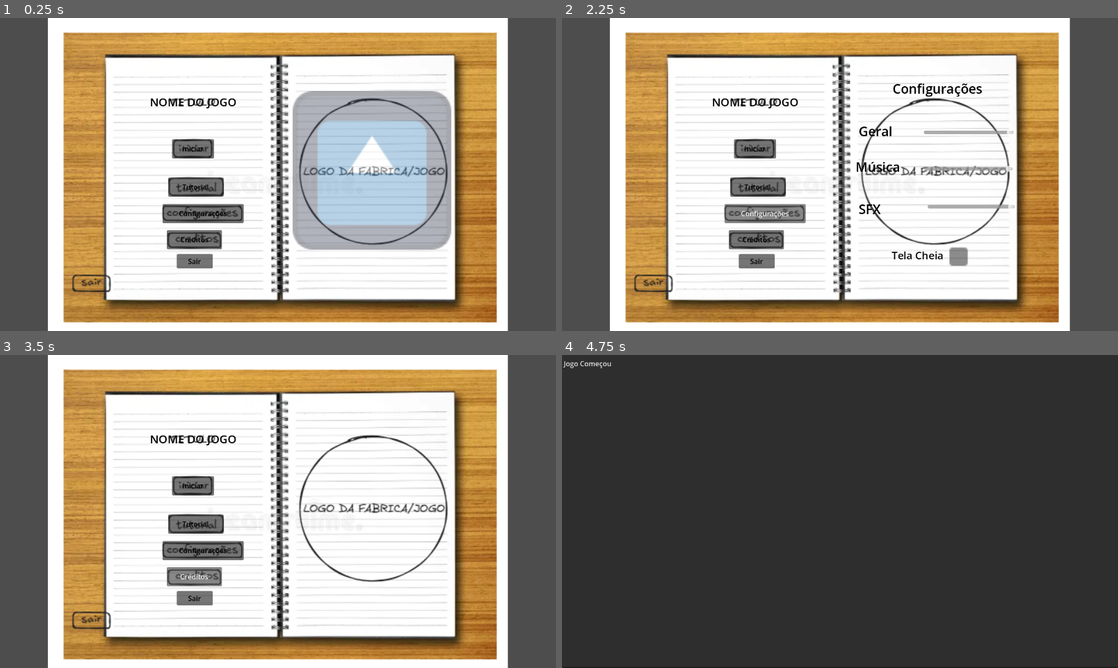
Above: before the commit, frames 1-4 (two rows, left to right).
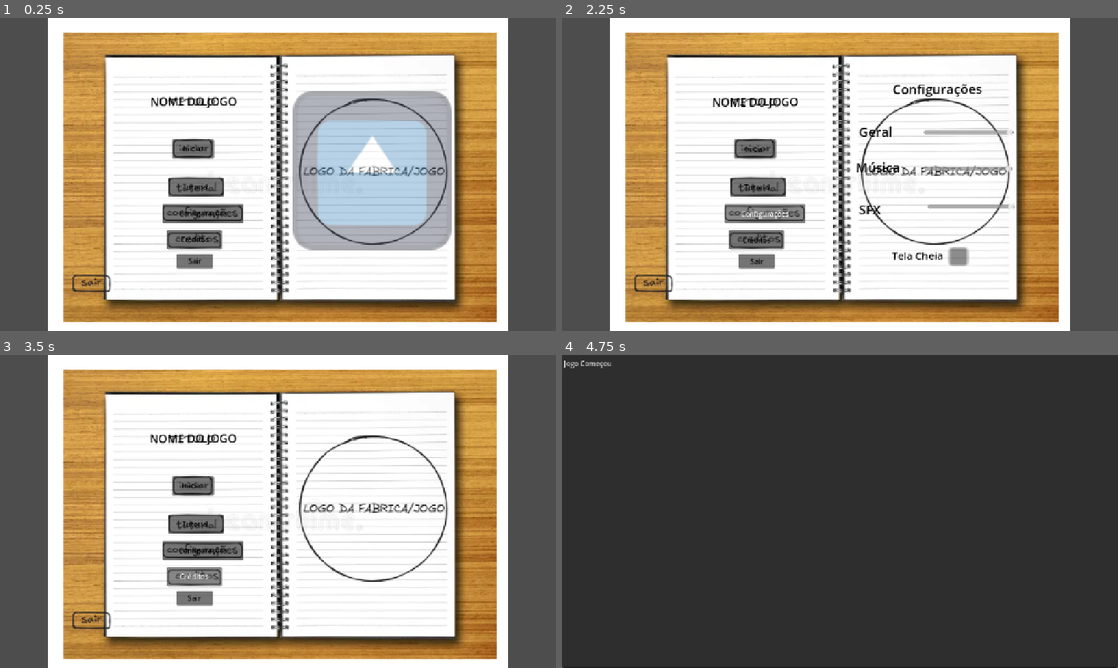
Above: after the commit, the same moments.

Repository: Masoax/felpojam-1
Game: Godot game, scene res://menu_principal.tscn
The game is run twice, just before and just after one commit, with the same random seed, the same clock (stepped at 60 frames per second) and the same inputs. The engine's default icon, where the game draws it, is replaced by a stand-in: a white triangle on a blue panel in a dark square.
Inputs:
- Up to frame 1 (0.25 s): no input
- Up to frame 2 (2.25 s): click "Tutorial" at 0.5 s; click "Voltar" at 1.25 s; click "Configurações" at 2 s
- Up to frame 3 (3.5 s): click "Créditos" at 2.75 s
- Up to frame 4 (4.75 s): click "Iniciar" at 3.5 s; tap Enter at 4.25 s

The runs differ from the first frame. In frame 1, 3.5% of the frame differs, in the area x 11-92%, y 0-100%; in frame 2, 4.3%; in frame 3, 3.6%; in frame 4, less than 0.1%.

Commit message:
Menu 90% Pronto
Ainda falta mexer um pouco no shaders e trocas as artes placeholder

Diff:
--- /dev/null
+++ b/Shaders/squigglevision.gdshader
@@ -0,0 +1,38 @@
+shader_type canvas_item;
+render_mode world_vertex_coords;
+
+group_uniforms Squiggle;
+/**
+ * Noise texture scale
+ * By default, the noise texture's size in world coordinates is set by its resolution
+*/
+uniform vec2 scale = vec2(1.0);
+uniform float strength = 1.0;
+/**
+ * Number of squiggle frames per second
+*/
+uniform float fps = 6.0;
+uniform sampler2D noise : filter_linear, repeat_enable;
+group_uniforms;
+
+varying vec4 modulate;
+varying vec2 noise_uv;
+
+void vertex() {
+	modulate = COLOR;
+
+	// Use world coordinates for scale-independent squiggles, offset by position to keep pattern attached to object
+	noise_uv = (VERTEX - MODEL_MATRIX[3].xy) / (vec2(textureSize(noise, 0)) * scale);
+}
+
+// Use irrational constants for unique squiggles every frame
+#define offset_multiplier vec2(PI, E)
+
+void fragment() {
+	vec2 noise_offset = vec2(floor(TIME * fps)) * offset_multiplier;
+	float noise_sample = texture(noise, noise_uv + noise_offset).r * 4.0 * PI;
+	vec2 direction = vec2(cos(noise_sample), sin(noise_sample));
+	vec2 squiggle_uv = UV + direction * strength * 0.005;
+
+	COLOR = texture(TEXTURE, squiggle_uv) * modulate;
+}
--- a/menu_principal.gd
+++ b/menu_principal.gd
@@ -17,9 +17,14 @@
 @onready var slider_sfx = $MenuInicial/MenuConfig/SliderSFX
 @onready var check_tela_cheia =$MenuInicial/MenuConfig/CheckTelaCheia
 
+# Variaveis de som
+@onready var musica_menu = $MusicaMenu
+@onready var sfx_clique = $SfxCliqueMenu
+
 # Função que carrega as configurações salvas
 func _ready():
 	carregar_configuracoes()
+	musica_menu.play()
 	menu_logo.visible = true
 	exibir_tutorial(false)
 	exibir_configuracoes(false)
@@ -27,6 +32,8 @@
 
 # Função para abrir a cena da gameplay
 func _on_btn_iniciar_pressed():
+	sfx_clique.play(0.1)
+	await get_tree().create_timer(0.3).timeout
 	get_tree().change_scene_to_packed(cena_gameplay)
 
 # funções para trocar o menu inicial com o do tutorial
@@ -35,9 +42,11 @@
 	menu_tutorial.visible = mostrar_tutorial
 
 func _on_btn_tutorial_pressed():
+	sfx_clique.play(0.1)
 	exibir_tutorial(true)
 
 func _on_btn_voltar_pressed():
+	sfx_clique.play(0.1)
 	menu_logo.visible = true
 	exibir_tutorial(false)
 	exibir_configuracoes(false)
@@ -50,6 +59,7 @@
 	menu_creditos.visible = false
 
 func _on_btn_config_pressed():
+	sfx_clique.play(0.1)
 	exibir_configuracoes(!menu_config.visible)
 
 # Variaveis para guardas as configurações dos canais de audio
@@ -72,8 +82,10 @@
 # Configuração da tela cheia
 func _on_check_tela_cheia_toggled(toggled_on: bool):
 	if toggled_on:
+		sfx_clique.play(0.1)
 		DisplayServer.window_set_mode(DisplayServer.WINDOW_MODE_FULLSCREEN)
 	else:
+		sfx_clique.play(0.1)
 		DisplayServer.window_set_mode(DisplayServer.WINDOW_MODE_WINDOWED)
 	salvar_configuracoes() # Salvando as alterações para quando o jogo abrir de novo
 
@@ -84,10 +96,13 @@
 	menu_creditos.visible = mostrar_creditos
 
 func _on_btn_creditos_pressed():
+	sfx_clique.play(0.1)
 	exibir_creditos(!menu_creditos.visible)
 
 # Função para fechar o jogo
 func _on_btn_sair_pressed():
+	sfx_clique.play(0.1)
+	await get_tree().create_timer(0.3).timeout
 	get_tree().quit()
 
 # Salvando as configurações para serem usadas quando o jogo for aberto de novo
--- a/menu_principal.tscn
+++ b/menu_principal.tscn
@@ -6,9 +6,26 @@
 [ext_resource type="Texture2D" uid="uid://beokmsopk4eaf" path="res://icon.svg" id="4_ns3he"]
 [ext_resource type="Texture2D" uid="uid://bkhmkvj5bfjmy" path="res://Sprites/MenuConfig_placeholder.png" id="5_fa1tu"]
 [ext_resource type="Texture2D" uid="uid://hdj71ovf8320" path="res://Sprites/MenuTutorial_placeholder.png" id="6_a6518"]
+[ext_resource type="Shader" uid="uid://c2gptsqfbto3g" path="res://Shaders/squigglevision.gdshader" id="7_b574n"]
 [ext_resource type="Texture2D" uid="uid://b0qhparkhfxr1" path="res://Sprites/MenuCreditos_placeholder.png" id="7_yxm4i"]
+[ext_resource type="AudioStream" uid="uid://jvy8614a2w03" path="res://Sons/Musicas/MusicaMenu.mp3" id="9_xpioy"]
+[ext_resource type="AudioStream" uid="uid://brqrw2ufml0ul" path="res://Sons/SFX/SfxCliqueMenu.wav" id="10_kni6g"]
+
+[sub_resource type="FastNoiseLite" id="FastNoiseLite_b574n"]
+frequency = 0.0002
+
+[sub_resource type="NoiseTexture2D" id="NoiseTexture2D_611wp"]
+noise = SubResource("FastNoiseLite_b574n")
+
+[sub_resource type="ShaderMaterial" id="ShaderMaterial_xpioy"]
+shader = ExtResource("7_b574n")
+shader_parameter/scale = Vector2(1, 1)
+shader_parameter/strength = 0.4
+shader_parameter/fps = 4.0
+shader_parameter/noise = SubResource("NoiseTexture2D_611wp")
 
 [node name="MenuPrincipal" type="Control" unique_id=1363727023]
+material = SubResource("ShaderMaterial_xpioy")
 layout_mode = 3
 anchors_preset = 15
 anchor_right = 1.0
@@ -66,15 +83,16 @@
 metadata/_edit_use_anchors_ = true
 
 [node name="MenuInicial" type="Control" parent="." unique_id=194904409]
-layout_mode = 1
-anchors_preset = 15
-anchor_right = 1.0
-anchor_bottom = 1.0
-grow_horizontal = 2
-grow_vertical = 2
-metadata/_edit_use_anchors_ = true
+use_parent_material = true
+layout_mode = 1
+anchors_preset = 15
+anchor_right = 1.0
+anchor_bottom = 1.0
+grow_horizontal = 2
+grow_vertical = 2
 
 [node name="BtnIniciar" type="Button" parent="MenuInicial" unique_id=1232188284]
+use_parent_material = true
 layout_mode = 1
 anchors_preset = -1
 anchor_left = 0.309375
@@ -86,6 +104,7 @@
 metadata/_edit_use_anchors_ = true
 
 [node name="BtnTutorial" type="Button" parent="MenuInicial" unique_id=81930302]
+use_parent_material = true
 layout_mode = 1
 anchors_preset = -1
 anchor_left = 0.30234376
@@ -97,6 +116,7 @@
 metadata/_edit_use_anchors_ = true
 
 [node name="BtnConfig" type="Button" parent="MenuInicial" unique_id=179059515]
+use_parent_material = true
 layout_mode = 1
 anchors_preset = -1
 anchor_left = 0.2921875
@@ -108,6 +128,7 @@
 metadata/_edit_use_anchors_ = true
 
 [node name="BtnCreditos" type="Button" parent="MenuInicial" unique_id=705765288]
+use_parent_material = true
 layout_mode = 1
 anchors_preset = -1
 anchor_left = 0.3
@@ -120,6 +141,7 @@
 metadata/_edit_use_anchors_ = true
 
 [node name="BtnSair" type="Button" parent="MenuInicial" unique_id=1959171468]
+use_parent_material = true
 layout_mode = 1
 anchors_preset = -1
 anchor_left = 0.31796876
@@ -133,6 +155,7 @@
 
 [node name="LogoJogo" type="TextureRect" parent="MenuInicial" unique_id=840569768]
 modulate = Color(1, 1, 1, 0.39215687)
+use_parent_material = true
 layout_mode = 1
 anchors_preset = -1
 anchor_left = 0.5265625
@@ -143,19 +166,24 @@
 metadata/_edit_use_anchors_ = true
 
 [node name="NomeDoJogo" type="Label" parent="MenuInicial" unique_id=193045302]
+use_parent_material = true
 layout_mode = 1
 anchors_preset = -1
 anchor_left = 0.26953125
 anchor_top = 0.24305555
 anchor_right = 0.425
 anchor_bottom = 0.29305556
+grow_horizontal = 2
+grow_vertical = 2
 theme_override_colors/font_color = Color(0, 0, 0, 1)
 theme_override_font_sizes/font_size = 26
 text = "NOME DO JOGO"
+horizontal_alignment = 1
+vertical_alignment = 1
 metadata/_edit_use_anchors_ = true
 
 [node name="MenuConfig" type="Control" parent="MenuInicial" unique_id=574583915]
-visible = false
+use_parent_material = true
 layout_mode = 1
 anchor_left = 0.5234375
 anchor_top = 0.13472222
@@ -166,6 +194,7 @@
 metadata/_edit_use_anchors_ = true
 
 [node name="Configuracoes" type="Label" parent="MenuInicial/MenuConfig" unique_id=903175959]
+use_parent_material = true
 layout_mode = 1
 anchors_preset = -1
 anchor_left = 0.24728265
@@ -175,9 +204,12 @@
 theme_override_colors/font_color = Color(0, 0, 0, 1)
 theme_override_font_sizes/font_size = 30
 text = "Configurações"
+horizontal_alignment = 1
+vertical_alignment = 1
 metadata/_edit_use_anchors_ = true
 
 [node name="Geral" type="Label" parent="MenuInicial/MenuConfig" unique_id=2131817894]
+use_parent_material = true
 layout_mode = 1
 anchors_preset = -1
 anchor_left = 0.035326045
@@ -187,9 +219,12 @@
 theme_override_colors/font_color = Color(0, 0, 0, 1)
 theme_override_font_sizes/font_size = 30
 text = "Geral"
+horizontal_alignment = 1
+vertical_alignment = 1
 metadata/_edit_use_anchors_ = true
 
 [node name="Musica" type="Label" parent="MenuInicial/MenuConfig" unique_id=1407362580]
+use_parent_material = true
 layout_mode = 1
 anchors_preset = -1
 anchor_left = 0.016304348
@@ -199,9 +234,12 @@
 theme_override_colors/font_color = Color(0, 0, 0, 1)
 theme_override_font_sizes/font_size = 30
 text = "Música"
+horizontal_alignment = 1
+vertical_alignment = 1
 metadata/_edit_use_anchors_ = true
 
 [node name="SFX" type="Label" parent="MenuInicial/MenuConfig" unique_id=1033873499]
+use_parent_material = true
 layout_mode = 1
 anchors_preset = -1
 anchor_left = 0.035326086
@@ -211,9 +249,12 @@
 theme_override_colors/font_color = Color(0, 0, 0, 1)
 theme_override_font_sizes/font_size = 30
 text = "SFX"
+horizontal_alignment = 1
+vertical_alignment = 1
 metadata/_edit_use_anchors_ = true
 
 [node name="SliderGeral" type="HSlider" parent="MenuInicial/MenuConfig" unique_id=2058826330]
+use_parent_material = true
 layout_mode = 1
 anchors_preset = -1
 anchor_left = 0.44293478
@@ -224,6 +265,7 @@
 metadata/_edit_use_anchors_ = true
 
 [node name="SliderMusica" type="HSlider" parent="MenuInicial/MenuConfig" unique_id=2055322101]
+use_parent_material = true
 layout_mode = 1
 anchors_preset = -1
 anchor_left = 0.44565213
@@ -234,27 +276,26 @@
 metadata/_edit_use_anchors_ = true
 
 [node name="SliderSFX" type="HSlider" parent="MenuInicial/MenuConfig" unique_id=1010897813]
+use_parent_material = true
 layout_mode = 1
 anchors_preset = -1
 anchor_left = 0.4673913
 anchor_top = 0.61380595
 anchor_right = 1.0108697
-anchor_bottom = 0.6436567
-offset_bottom = 3.0517578e-05
+anchor_bottom = 0.64365673
 value = 100.0
 metadata/_edit_use_anchors_ = true
 
 [node name="CheckTelaCheia" type="CheckBox" parent="MenuInicial/MenuConfig" unique_id=1408302889]
-layout_mode = 1
-anchors_preset = -1
-anchor_left = 0.492799
-anchor_top = 0.75895524
-anchor_right = 0.82785326
-anchor_bottom = 0.92761195
-offset_left = 25.649963
-offset_top = 9.199982
-offset_right = -73.649994
-offset_bottom = -57.200012
+use_parent_material = true
+layout_mode = 1
+anchors_preset = -1
+anchor_left = 0.5625
+anchor_top = 0.7761194
+anchor_right = 0.7581522
+anchor_bottom = 0.9104478
+offset_right = -48.0
+offset_bottom = -48.0
 grow_horizontal = 2
 grow_vertical = 2
 scale = Vector2(3, 3)
@@ -263,6 +304,7 @@
 metadata/_edit_use_anchors_ = true
 
 [node name="Tela Cheia" type="Label" parent="MenuInicial/MenuConfig" unique_id=1120414215]
+use_parent_material = true
 layout_mode = 1
 anchors_preset = -1
 anchor_left = 0.24184778
@@ -272,10 +314,13 @@
 theme_override_colors/font_color = Color(0, 0, 0, 1)
 theme_override_font_sizes/font_size = 24
 text = "Tela Cheia"
+horizontal_alignment = 1
+vertical_alignment = 1
 metadata/_edit_use_anchors_ = true
 
 [node name="MenuCreditos" type="Control" parent="MenuInicial" unique_id=827831790]
 visible = false
+use_parent_material = true
 layout_mode = 1
 anchor_left = 0.5234375
 anchor_top = 0.13472222
@@ -287,6 +332,7 @@
 
 [node name="MenuTutorial" type="Control" parent="." unique_id=1380683657]
 visible = false
+use_parent_material = true
 layout_mode = 1
 anchors_preset = 15
 anchor_right = 1.0
@@ -296,6 +342,7 @@
 metadata/_edit_use_anchors_ = true
 
 [node name="BtnVoltar" type="Button" parent="MenuTutorial" unique_id=211087816]
+use_parent_material = true
 layout_mode = 1
 anchors_preset = -1
 anchor_left = 0.18203124
@@ -305,6 +352,17 @@
 theme_override_colors/font_color = Color(0, 0, 0, 1)
 text = "Voltar"
 metadata/_edit_use_anchors_ = true
+
+[node name="MusicaMenu" type="AudioStreamPlayer" parent="." unique_id=697356799]
+stream = ExtResource("9_xpioy")
+autoplay = true
+bus = &"Musica"
+parameters/looping = true
+
+[node name="SfxCliqueMenu" type="AudioStreamPlayer" parent="." unique_id=1555598231]
+stream = ExtResource("10_kni6g")
+max_polyphony = 5
+bus = &"SFX"
 
 [connection signal="pressed" from="MenuInicial/BtnIniciar" to="." method="_on_btn_iniciar_pressed"]
 [connection signal="pressed" from="MenuInicial/BtnTutorial" to="." method="_on_btn_tutorial_pressed"]
--- a/project.godot
+++ b/project.godot
@@ -19,6 +19,8 @@
 
 window/size/viewport_width=1280
 window/size/viewport_height=720
+window/stretch/mode="canvas_items"
+window/stretch/aspect="expand"
 
 [physics]
 
Not shown, added: Shaders/squigglevision.gdshader.uid
Not shown, added: Sons/Musicas/MusicaMenu.mp3.import
Not shown, added: Sons/SFX/SfxCliqueMenu.wav.import
Not shown, added: export_presets.cfg
Not shown, added: Sons/Musicas/MusicaMenu.mp3
Not shown, added: Sons/SFX/SfxCliqueMenu.wav
